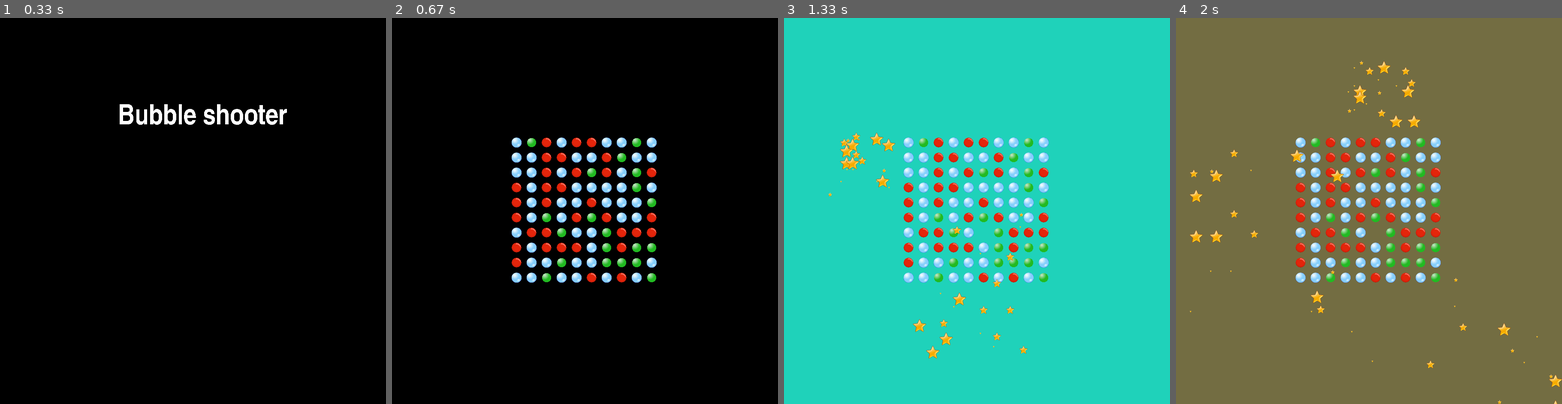
Above: before the commit, frames 1-4 (left to right).
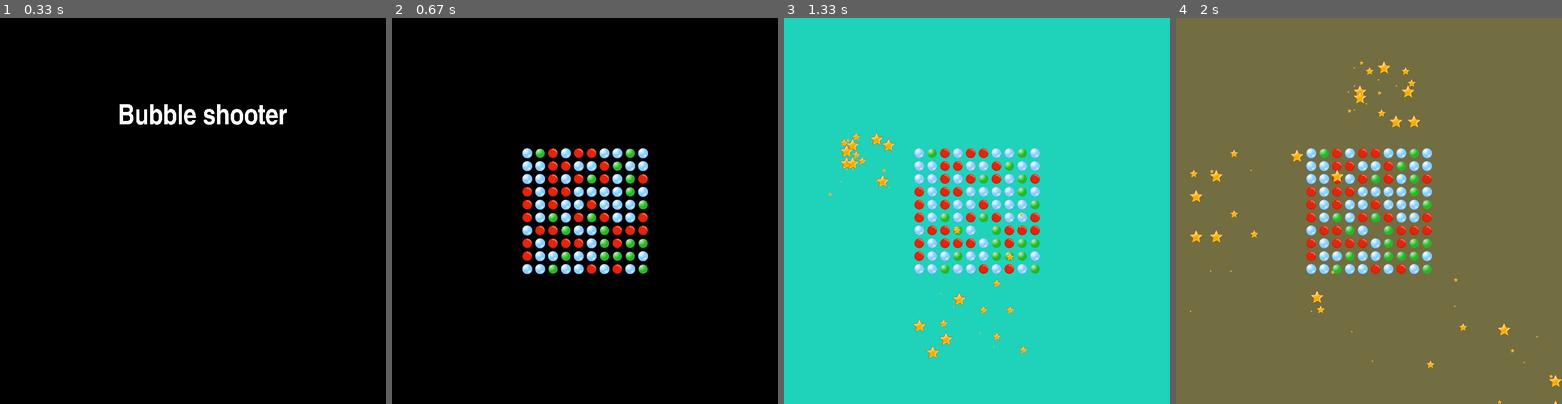
Above: after the commit, the same moments.

Repository: VorchukOleg/Project-pygame
Game: pygame game, started from rabota.py
Two runs of this game, one before a commit and one after it. Both use one fixed random seed, a clock stepped at 60 frames per second and the inputs below.
Inputs (mouse positions are in pixels of both pictures, inside the frame that each line leads up to):
- Up to frame 1 (0.33 s): no input
- Up to frame 2 (0.67 s): click (585, 211) at 0.38 s
- Up to frame 3 (1.33 s): click (980, 238) at 0.72 s; click (857, 153) at 1.05 s
- Up to frame 4 (2 s): click (1511, 346) at 1.38 s; click (1376, 79) at 1.72 s

Frame 1 is identical in both runs. In frame 2, 8.4% of the frame differs, in the area x 30-69%, y 30-69%; in frame 3, 8.3%; in frame 4, 8.2%.

Commit message:
colored bubbles #3

Diff:
--- a/rabota.py
+++ b/rabota.py
@@ -97,7 +97,7 @@
     r, g, b = 0, 0, 0
     for i in range(10):
         for j in range(10):
-            Bubble((275 + i * 35, 275 + j * 35))
+            Bubble((300 + i * 30, 300 + j * 30))
     while running:
         for event in pygame.event.get():
             if event.type == pygame.QUIT:
